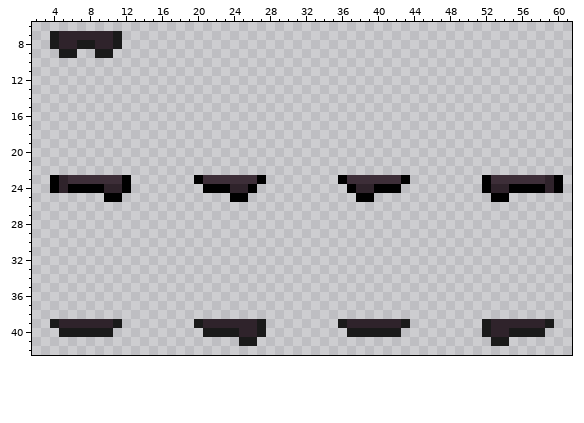
Sprite sheet, stored at assets/player/player_legs.png. The first picture shows the starting point.
The file is 80x48 pixels. Shown: x 2..61, y 6..42.
The result:
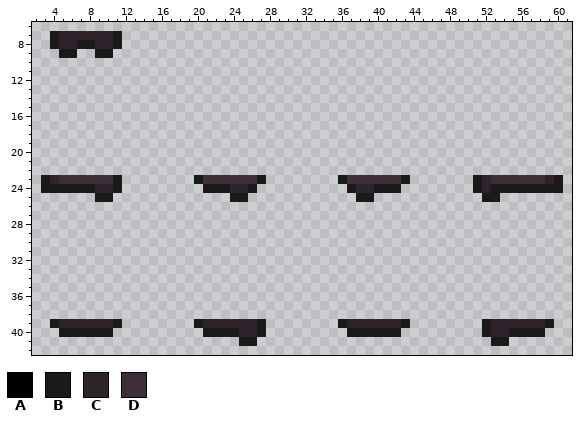
Palette (. is transparent): A #000000  B #1a1a1a  C #2f232b  D #3d2e38
What changed:
@@ x 2..61 @@
 22 ............................................................
-23 ..ACDDDDDDA.......ADDDDDDA........ADDDDDDA........ADDDDDDCA.
-24 ..ACAAAACCA........AAACCA..........ACCAAA.........ACCAAAACA.
-25 ........AA............AA............AA.............AA.......
+23 .BCDDDDDDB........BDDDDDDB........BDDDDDDB.......BCDDDDDDCB.
+24 .BBBBBBCCB.........BBBCCB..........BCCBBB........BCBBBBBBBB.
+25 .......BB.............BB............BB............BB........
 26 ............................................................
Boxes around the changes in both pictures, in picture pixels (x1, y1, x2, y2):
changed: (41, 175, 131, 202)
changed: (194, 175, 266, 202)
changed: (338, 175, 410, 202)
changed: (473, 175, 563, 202)
